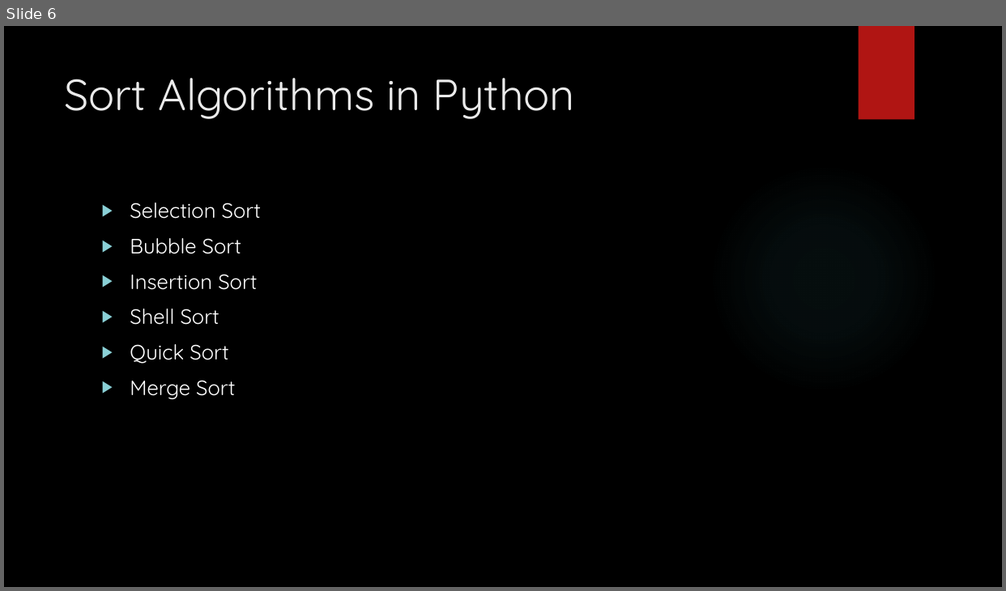
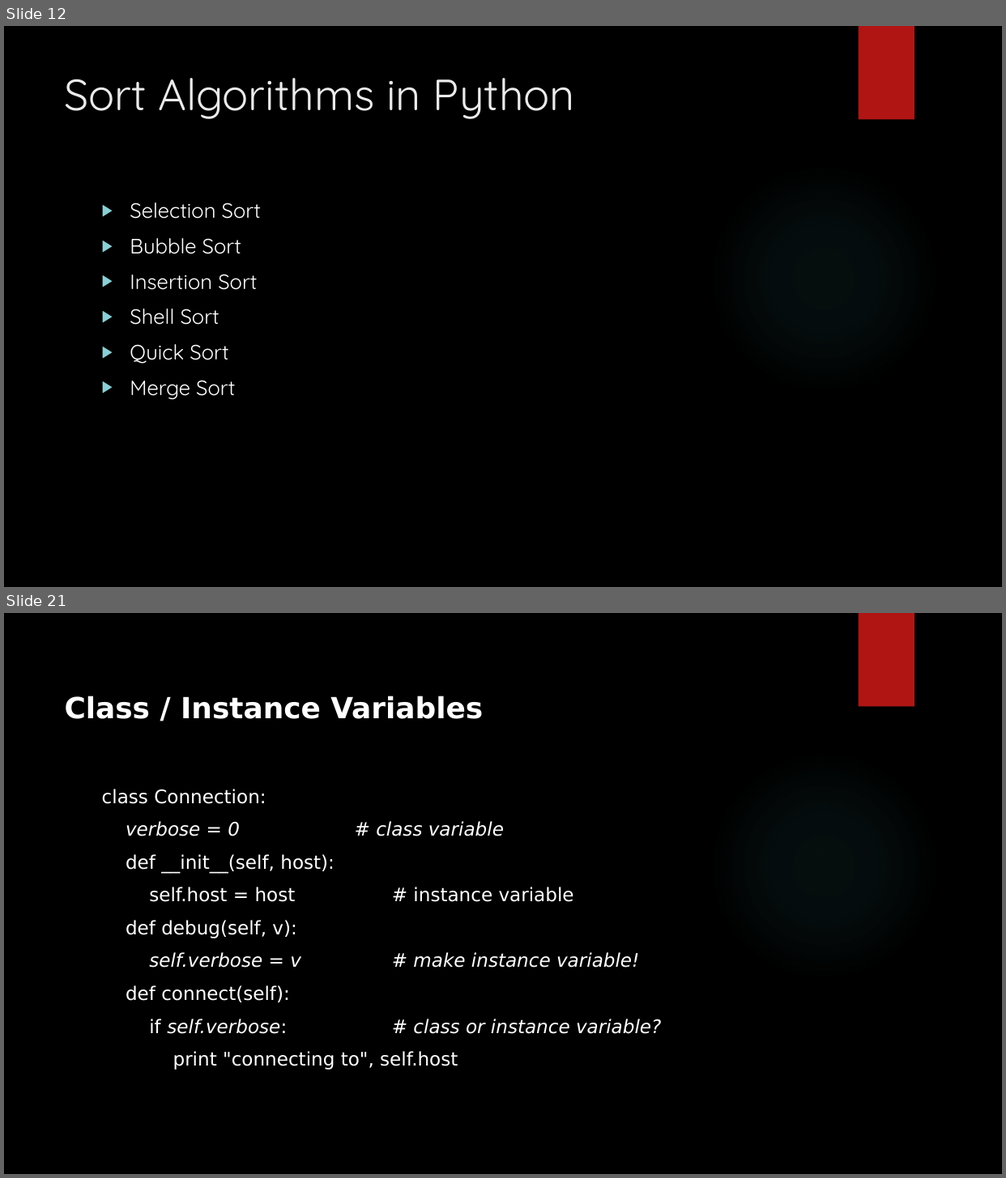
Before and after one commit to stargazingtech/build-discord-bots, a slide deck: build-discord-bots-with-Python.pptx. Shown one above the other, each under a label of ours: slide 6 before the commit, slides 12 and 21 after it; the slides between them are not shown. The pictures are 1006x591 and 1006x1178 pixels, drawn with LibreOffice and Linux fonts; fonts in the diff are those of the drawing; background and template pictures are left out. Boxes give left, top, right and bottom in pixels: in the first picture for what was removed or moved away, otherwise in the second. Text is boxed around its words. In the diff, an @@ line names an element or a change of style, - is before the commit and + after.

```diff
--- a/build-discord-bots-with-Python.pptx
+++ b/build-discord-bots-with-Python.pptx
@@ slide 21 added at [4,613,1002,1174], background picture (left out); not listed: 2 template elements that a slide beside it also shows @@
@@ title added at [65,696,483,719], 28 pt, text #FFFFFF, bold @@
+Class / Instance Variables
@@ text added at [102,789,661,1070], 18 pt, text #FFFFFF @@
+class Connection:
+verbose = 0 # class variable
+def __init__(self, host):
+self.host = host # instance variable
+def debug(self, v):
+self.verbose = v # make instance variable!
+def connect(self):
+if self.verbose: # class or instance variable?
+print "connecting to", self.host
@@ what was slide 6 is now slide 12 @@
```
Also in this commit, not shown: 1 slide changed, 17 other slides added.
